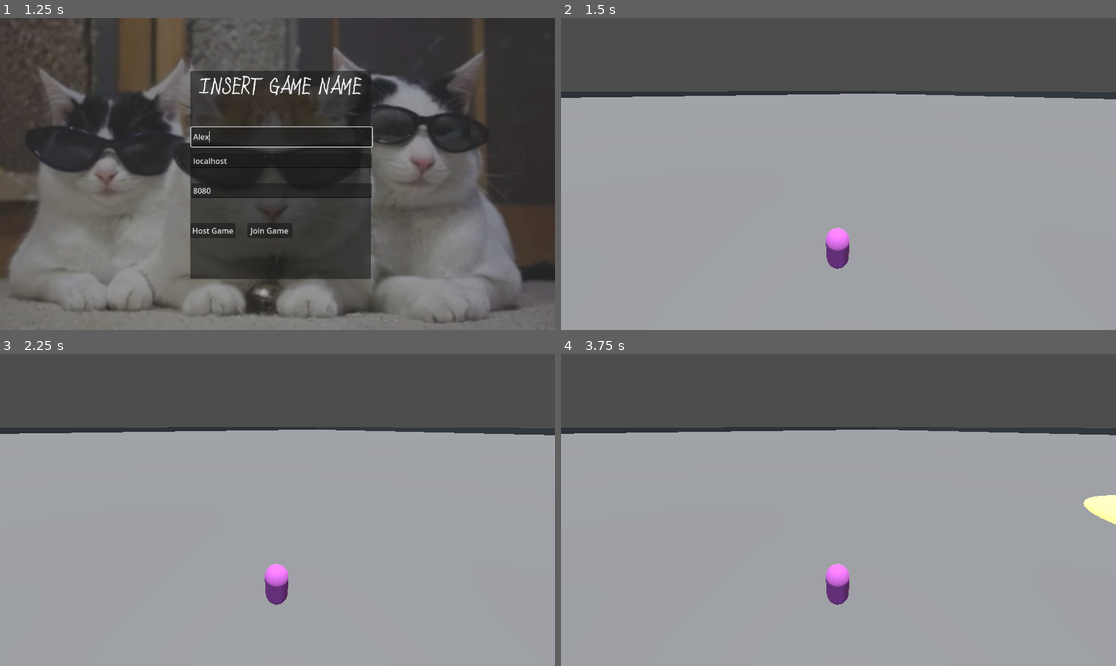
Above: before the commit, frames 1-4 (two rows, left to right).
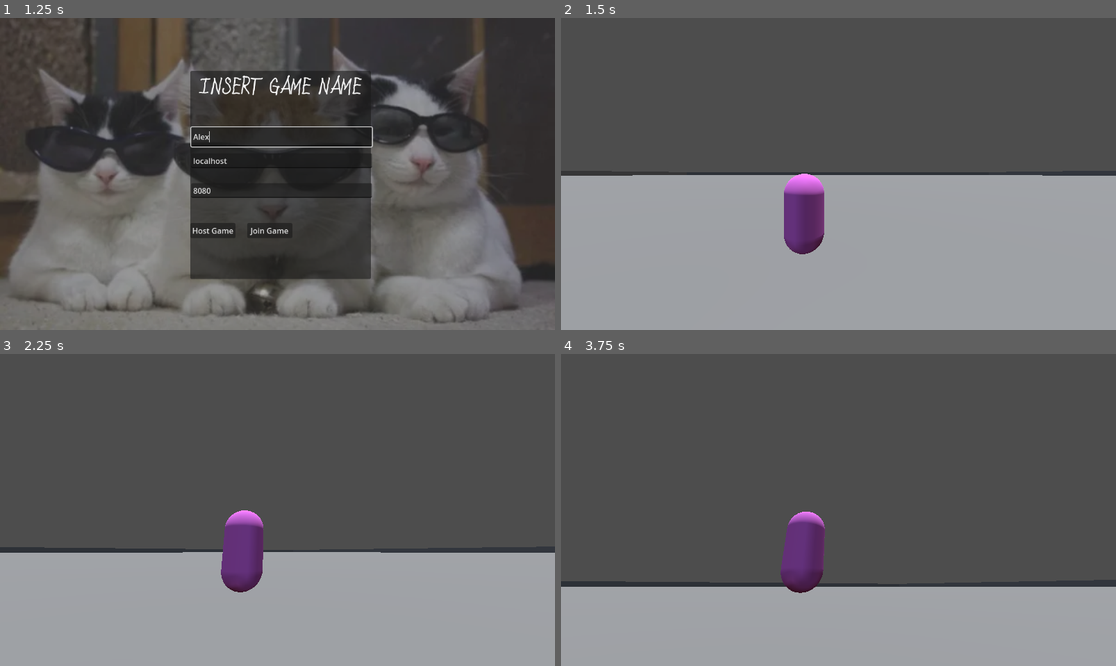
Above: after the commit, the same moments.

Repository: Choipi/ProjectBossRush
Game: Godot game, scene res://Scenes/Main.tscn
Two runs of this game, one before a commit and one after it. Both use one fixed random seed, a clock stepped at 60 frames per second and the inputs below.
Inputs (mouse positions are in pixels of both pictures, inside the frame that each line leads up to):
- Up to frame 1 (1.25 s): click (283, 136) at 0.52 s; type "Alex" at 0.6 s
- Up to frame 2 (1.5 s): click "Host Game" at 1.25 s
- Up to frame 3 (2.25 s): tap Enter at 2 s; move the mouse to (399, 494) at 2.02 s; hold A (move_right) from 2.03 s (still down)
- Up to frame 4 (3.75 s): tap Space at 2.75 s; move the mouse to (727, 525) at 2.77 s; release A (move_right) at 2.78 s; hold S (move_down) 2.78-3.53 s; move the mouse to (894, 441) at 3.52 s; hold A (move_right) from 3.53 s (still down)

Frame 1 is identical in both runs. In frame 2, 29% of the frame differs, in the area x 0-100%, y 23-81%; in frame 3, 41%; in frame 4, 51%.

Commit message:
Camera not working

Diff:
--- a/Scenes/Player.tscn
+++ b/Scenes/Player.tscn
@@ -7,6 +7,8 @@
 
 [sub_resource type="StandardMaterial3D" id="StandardMaterial3D_gntrk"]
 albedo_color = Color(1, 0.486275, 1, 1)
+
+[sub_resource type="CylinderMesh" id="CylinderMesh_kyqiw"]
 
 [sub_resource type="CapsuleShape3D" id="CapsuleShape3D_rpqav"]
 
@@ -22,6 +24,9 @@
 properties/0/path = NodePath("PlayerInputSynch:move_input")
 properties/0/spawn = true
 properties/0/replication_mode = 1
+properties/1/path = NodePath("PlayerInputSynch:mouse_input")
+properties/1/spawn = true
+properties/1/replication_mode = 1
 
 [node name="Player" type="CharacterBody3D" groups=["Player"]]
 floor_stop_on_slope = false
@@ -31,12 +36,12 @@
 mesh = SubResource("CapsuleMesh_kyqiw")
 surface_material_override/0 = SubResource("StandardMaterial3D_gntrk")
 
+[node name="MeshInstance3D" type="MeshInstance3D" parent="Model"]
+transform = Transform3D(0.487516, 0, 0, 0, -0.002934, -0.490971, 0, 0.222349, -0.00647861, 0, 0.327399, -0.377429)
+mesh = SubResource("CylinderMesh_kyqiw")
+
 [node name="Hitbox" type="CollisionShape3D" parent="."]
 shape = SubResource("CapsuleShape3D_rpqav")
-
-[node name="Camera3D" type="Camera3D" parent="."]
-transform = Transform3D(0.844178, 0.253317, -0.472434, 0.000542656, 0.880899, 0.473304, 0.536062, -0.399809, 0.743498, -2.36169, 6.07868, 3.78163)
-fov = 90.0
 
 [node name="PlayerSynch" type="MultiplayerSynchronizer" parent="."]
 replication_config = SubResource("SceneReplicationConfig_rpqav")
@@ -44,3 +49,18 @@
 [node name="PlayerInputSynch" type="MultiplayerSynchronizer" parent="."]
 replication_config = SubResource("SceneReplicationConfig_kyqiw")
 script = ExtResource("2_kyqiw")
+
+[node name="CamRoot" type="Node3D" parent="."]
+
+[node name="CamYaw" type="Node3D" parent="CamRoot"]
+transform = Transform3D(1, 0, 0, 0, 1, 0, 0, 0, 1, 0, 0.993198, 0)
+
+[node name="CamPitch" type="Node3D" parent="CamRoot/CamYaw"]
+transform = Transform3D(1, 0, 0, 0, 1, 0, 0, 0, 1, 0.869501, 0, 0)
+
+[node name="SpringArm3D" type="SpringArm3D" parent="CamRoot/CamYaw/CamPitch"]
+spring_length = 4.0
+
+[node name="Camera3D" type="Camera3D" parent="CamRoot/CamYaw/CamPitch/SpringArm3D"]
+transform = Transform3D(1, 0, 0, 0, 1, 0, 0, 0, 1, 1.37664, 2.17968, 6.51297)
+fov = 90.0
--- a/Scripts/character_body_3d.gd
+++ b/Scripts/character_body_3d.gd
@@ -5,32 +5,50 @@
 const JUMP_VELOCITY = 4.5
 @export var gravity_modifier:= 1.5
 @onready var gravity: float = ProjectSettings.get_setting("physics/3d/default_gravity") * gravity_modifier
-@onready var camera: Camera3D = $Camera3D
 var is_alive : bool = true
 @export var player_name: String
 var game_manager
-var move_input: Vector2
 @onready var input: MultiplayerSynchronizer = $PlayerInputSynch
 var color_changed:bool = false
 var cant_interact: bool = false
 
+@export var rotation_speed : float = 8
 
+@export var horizontal_sens: float = 0.1
+@export var vertical_sens: float = 0.1
+
+@onready var cam_mount = $CamRoot
+@onready var cam_yaw = $CamRoot/CamYaw
+@onready var cam_pitch = $CamRoot/CamYaw/CamPitch
+#@onready var camera:= $CamRoot/CamYaw/CamPitch/Camera3D
+
+var player_init_rotation : float
+
+var cam_rotation : float = 0
 
 func _enter_tree() -> void:
 	$PlayerInputSynch.set_multiplayer_authority(name.to_int())
 
+
 func _ready() -> void:
 	#game_manager = get_tree().get_current_scene().get_node("GameManager")
 	#game_manager.players.append(self)
-	if get_multiplayer_authority() == multiplayer.get_unique_id():
-		pass #camera.make_current()
 	if multiplayer.is_server():
 		position = Vector3(1,3,1)
 
 func _physics_process(delta: float) -> void:
 	if multiplayer.is_server():
 		_move(delta)
+		#_handle_mouse_rotation()
 
+#func _handle_mouse_rotation():
+	## Use the synchronized mouse input from PlayerInputSynch
+	#var mouse_input = input.mouse_input
+	#if mouse_input != Vector2.ZERO:
+		#self.rotate_y(deg_to_rad(-mouse_input.x * horizontal_sens))
+		#cam_mount.rotate_x(deg_to_rad(-mouse_input.y * vertical_sens))
+		## Reset mouse input after processing
+		#input.mouse_input = Vector2.ZERO
 #func _change_color():
 	#if input.change_color:
 		#color_changed = !color_changed
@@ -44,21 +62,30 @@
 		#$Model.set_surface_override_material(0,temp)
 
 func _move(delta):
+	#if input.mouse_input != Vector2.ZERO:
+		#rotate_y(deg_to_rad(-input.mouse_input.x * horizontal_sens))
+		#cam_mount.rotate_x(deg_to_rad(-input.mouse_input.y * vertical_sens))
+	#
 	if not is_on_floor():
 		velocity.y -= gravity * delta * 25
 	else:
 		velocity.y = 0
 	var direction = input.move_input
-	#var move_dir = (transform.basis * Vector3(move_input.x, 0, move_input.y))
+	var move_dir = (transform.basis * Vector3(direction.x, 0, direction.y))
 
-	if direction:
-		velocity.x = direction.x * SPEED
-		velocity.z = direction.y * SPEED
+	if move_dir:
+		velocity.x = move_dir.x * SPEED
+		velocity.z = move_dir.z * SPEED
 	else:
 		velocity.x = move_toward(velocity.x, 0, SPEED)
 		velocity.z = move_toward(velocity.z, 0, SPEED)
 
 	move_and_slide()
+	if Input.is_action_just_pressed("ui_cancel"):
+		if Input.get_mouse_mode() == Input.MOUSE_MODE_VISIBLE:
+			Input.set_mouse_mode(Input.MOUSE_MODE_CAPTURED)
+		else:
+			Input.set_mouse_mode(Input.MOUSE_MODE_VISIBLE)
 
 func take_damage():
 	if !cant_interact:
--- a/Scripts/player_input_synch.gd
+++ b/Scripts/player_input_synch.gd
@@ -1,14 +1,35 @@
 extends MultiplayerSynchronizer
-@onready var camera: Camera3D = $"../Camera3D"
+@onready var camera: Camera3D = $"../CamRoot/CamYaw/CamPitch/SpringArm3D/Camera3D"
+@onready var player: CharacterBody3D = get_parent()
+@onready var cam_mount = $"../CamRoot"
+@export var horizontal_sens: float = 0.1
+@export var vertical_sens: float = 0.1
+
+
+#@onready var camera: Camera3D = $"../CamRoot/CamYaw/CamPitch/SpringArm3D/Camera3D"
 @export var move_input : Vector2
+@export var mouse_input : Vector2
 @export var change_color: bool
 # if we do not have input authority, don't run the process function
 func _ready():
+	print("Player ", get_parent().name, " authority: ", is_multiplayer_authority(), " My ID: ", multiplayer.get_unique_id())
 	if is_multiplayer_authority():
 		camera.make_current()
-
+		Input.mouse_mode = Input.MOUSE_MODE_CAPTURED
 	if get_multiplayer_authority() != multiplayer.get_unique_id():
 		set_physics_process(false)
-
+		#set_process_input(false)
 func _physics_process (delta):
 	move_input = Input.get_vector("move_right", "move_left","move_up","move_down")
+
+	## Reset mouse input after each frame to prevent continuous spinning
+	#if mouse_input != Vector2.ZERO:
+		#mouse_input = Vector2.ZERO
+func _input(event: InputEvent) -> void:
+	if is_multiplayer_authority() and event is InputEventMouseMotion:
+		 # Apply rotation directly here instead of storing it
+		player.rotate_y(deg_to_rad(-event.relative.x * horizontal_sens))
+		cam_mount.rotate_x(deg_to_rad(-event.relative.y * vertical_sens))
+
+		# Clamp vertical rotation to prevent over-rotation
+		cam_mount.rotation.x = clamp(cam_mount.rotation.x, deg_to_rad(-90), deg_to_rad(90))
--- /dev/null
+++ b/Unused Scripts/Camera_controller.gd
@@ -0,0 +1,49 @@
+extends Node3D
+
+signal set_cam_rotation(_cam_rotation : float)
+@export var player : CharacterBody3D
+@onready var yaw_node = $CamYaw
+@onready var pitch_node = $CamYaw/CamPitch
+@onready var spring_arm = $CamYaw/CamPitch/SpringArm3D
+@onready var camera = $CamYaw/CamPitch/SpringArm3D/Camera3D
+var yaw : float = 0
+var pitch : float = 0
+var yaw_sensitivity : float = 0.07
+var pitch_sensitivity : float = 0.07
+var yaw_acceleration : float = 15
+var pitch_acceleration : float = 15
+var pitch_max : float = 75
+var pitch_min : float = -55
+var tween : Tween
+var position_offset : Vector3 = Vector3(0, 1.3, 0)
+var position_offset_target : Vector3 = Vector3(0, 1.3, 0)
+
+
+func _ready():
+	Input.set_mouse_mode(Input.MOUSE_MODE_CAPTURED)
+	spring_arm.add_excluded_object(player.get_rid())
+	top_level = true
+
+
+func _input(event):
+	if event is InputEventMouseMotion:
+		yaw += -event.relative.x * yaw_sensitivity
+		pitch += event.relative.y * pitch_sensitivity
+
+
+func _physics_process(delta):
+	position_offset = lerp(position_offset, position_offset_target, 4 * delta)
+	global_position = lerp(global_position, player.global_position + position_offset, 18 * delta)
+
+	pitch = clamp(pitch, pitch_min, pitch_max)
+
+	yaw_node.rotation_degrees.y = yaw
+	#lerp(yaw_node.rotation_degrees.y, yaw, yaw_acceleration * delta)
+	pitch_node.rotation_degrees.x = pitch
+	#lerp(pitch_node.rotation_degrees.x, pitch, pitch_acceleration * delta)
+
+	#if you don't want to lerp, set them directly
+	#yaw_node.rotation_degrees.y = yaw
+	#pitch_node.rotation_degrees.x = pitch
+
+	set_cam_rotation.emit(yaw_node.rotation.y)
Not shown: 1 places in Scenes/Player.tscn that only renumber resources
Not shown, added: Unused Scripts/Camera_controller.gd.uid
